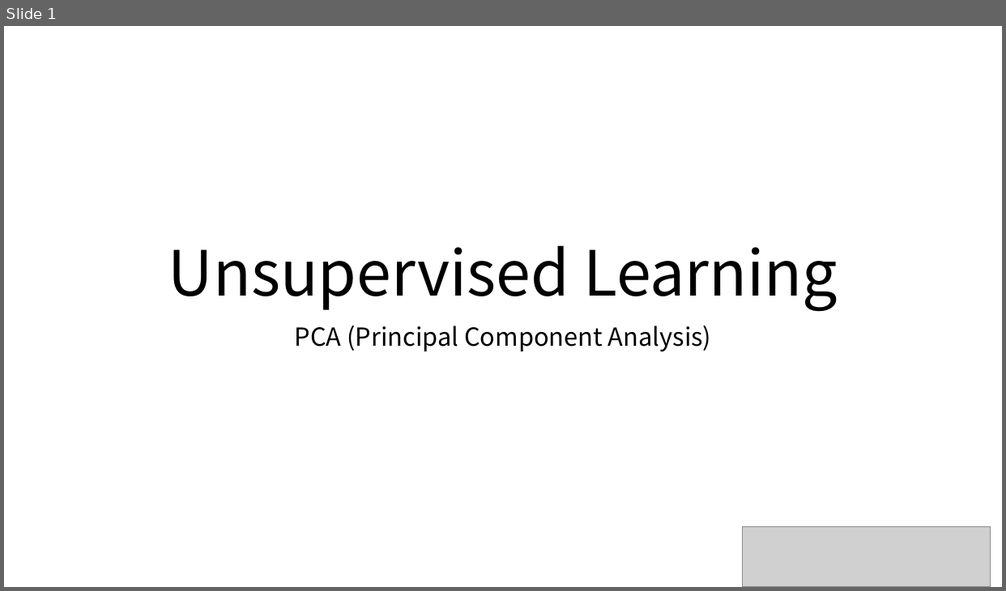
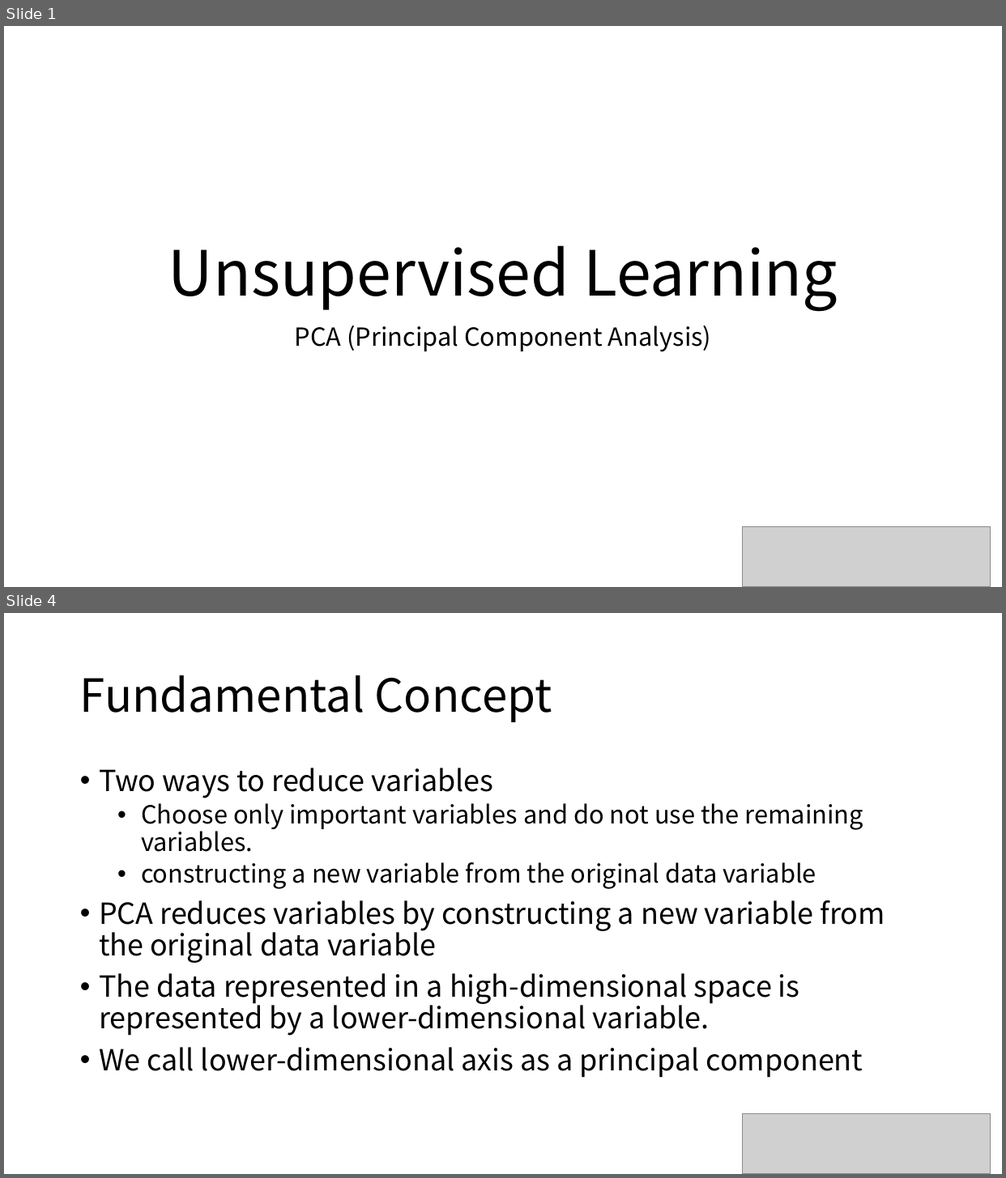
Before and after one commit to majorWallet/Machine_Learning_Algorithms_Library, a slide deck: 3-10_PCA.pptx. Shown one above the other, each under a label of ours: slide 1 before the commit, slides 1 and 4 after it; the slides between them are not shown. The pictures are 1006x591 and 1006x1178 pixels, drawn with LibreOffice and Linux fonts; fonts in the diff are those of the drawing; grey boxes stand for pictures. Boxes give left, top, right and bottom in pixels: in the first picture for what was removed or moved away, otherwise in the second. Text is boxed around its words. In the diff, an @@ line names an element or a change of style, - is before the commit and + after.

```diff
--- a/3-10_PCA.pptx
+++ b/3-10_PCA.pptx
@@ slide 4 added at <box>4,613,1002,1174</box>, background #FFFFFF @@
@@ title added at <box>80,675,552,722</box>, 44 pt, text #000000 @@
+Fundamental Concept
@@ text added at <box>99,768,884,1078</box>, 28 pt, text #000000 @@
+• Two ways to reduce variables
+  • Choose only important variables and do not use the remaining variables.
+  • constructing a new variable from the original data variable
+• PCA reduces variables by constructing a new variable from the original data variable
+• The data represented in a high-dimensional space is represented by a lower-dimensional variable.
+• We call lower-dimensional axis as a principal component
@@ picture added at <box>742,1114,991,1174</box> @@
```
Also in this commit, not shown: 12 other slides added, 12 other files.
